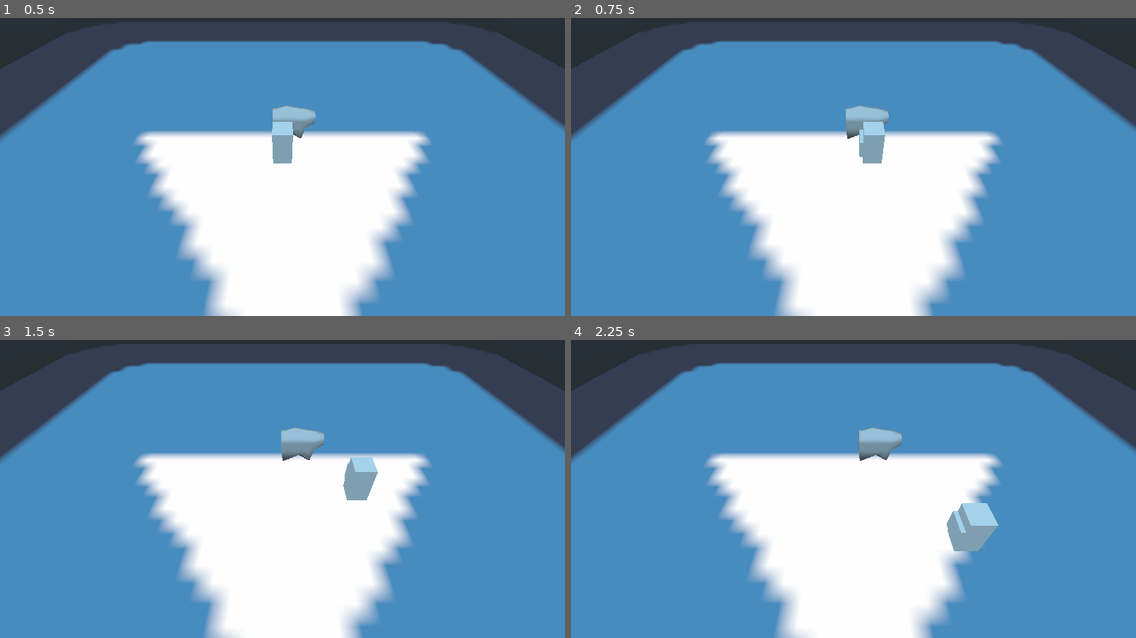
Above: before the commit, frames 1-4 (two rows, left to right).
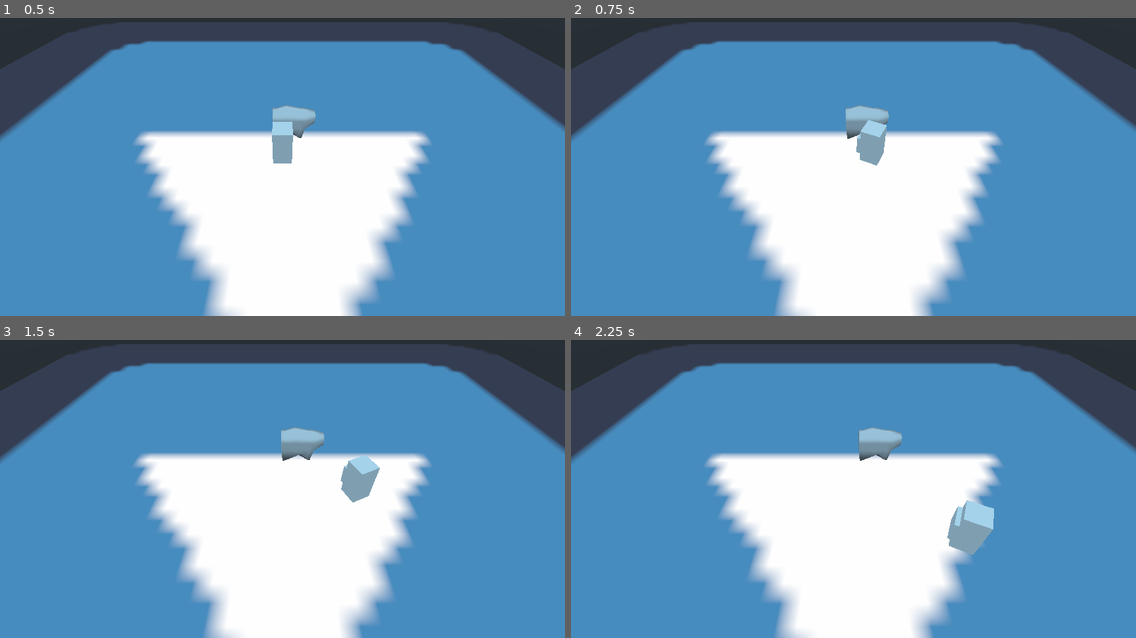
Above: after the commit, the same moments.

Repository: TheHyperMagi/Shepherd
Game: Godot game, scene res://Field.tscn
The game is run twice, just before and just after one commit, with the same random seed, the same clock (stepped at 60 frames per second) and the same inputs. The engine's default icon, where the game draws it, is replaced by a stand-in: a white triangle on a blue panel in a dark square.
Inputs:
- Up to frame 1 (0.5 s): no input
- Up to frame 2 (0.75 s): tap Enter at 0.5 s; hold D (move_right) from 0.53 s (still down)
- Up to frame 3 (1.5 s): release D (move_right) at 1.28 s; hold S (move_backwards) from 1.28 s (still down)
- Up to frame 4 (2.25 s): release S (move_backwards) at 2.03 s; hold D (move_right) from 2.03 s (still down)

Frame 1 is identical in both runs. In frame 2, 0.1% of the frame differs, in the area x 50-56%, y 34-50%; in frame 3, 0.1%; in frame 4, 0.3%, in the area x 66-76%, y 53-73%.

Commit message:
Added smooth angle change

Diff:
--- a/Shepherd/Shepherd.gd
+++ b/Shepherd/Shepherd.gd
@@ -5,6 +5,8 @@
 #Movement Variables
 var speed = 10
 var velocity = Vector3()
+
+#Angle Variables
 
 func _physics_process(delta):
 	velocity.x = 0
@@ -23,6 +25,7 @@
 
 	rotate_from_movement(input)
 
+
 	#var direction = (transform.basis.x * input.x + transform.basis.z * input.z)
 	#velocity.x = direction.x * speed
 	#velocity.z = direction.z * speed
@@ -34,18 +37,24 @@
 
 func rotate_from_movement(input):
 #Calculates angle based on movement (currently hardcoded but its good enough for me)
+	var desired_angle = 0
+
 	#Calculates for one direction
 	if input.z > 0:
-		rotation_degrees.y = 0
+		desired_angle = 0
 	elif input.z < 0:
-		rotation_degrees.y = 180
+		desired_angle = 180
 	if input.x > 0:
-		rotation_degrees.y = 90
+		desired_angle = 90
 	elif input.x < 0:
-		rotation_degrees.y = 270
+		desired_angle = 270
 
-	#Calculates for axis
+	#Calculates for diagonals
 	if input.x != 0 && input.z != 0:
-		rotation_degrees.y = rad2deg(atan(input.z/input.x))
+		desired_angle = rad2deg(atan(input.z/input.x))
 		if input.z < 0:
-			rotation_degrees.y += 180
+			desired_angle += 180
+
+
+	#Smooth angle change
+	rotation_degrees.y = rad2deg(lerp_angle(deg2rad(rotation_degrees.y), deg2rad(desired_angle), 0.1))
